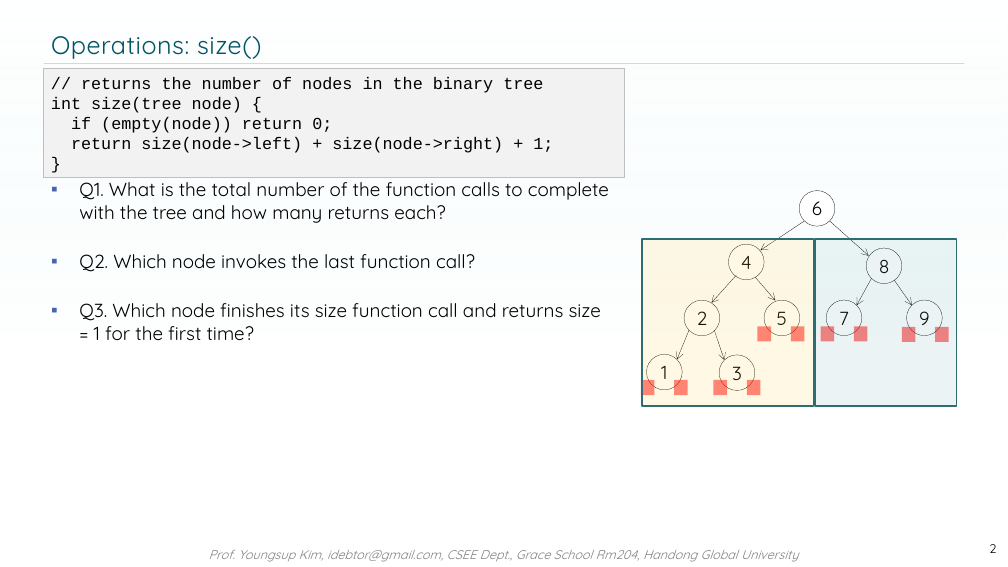
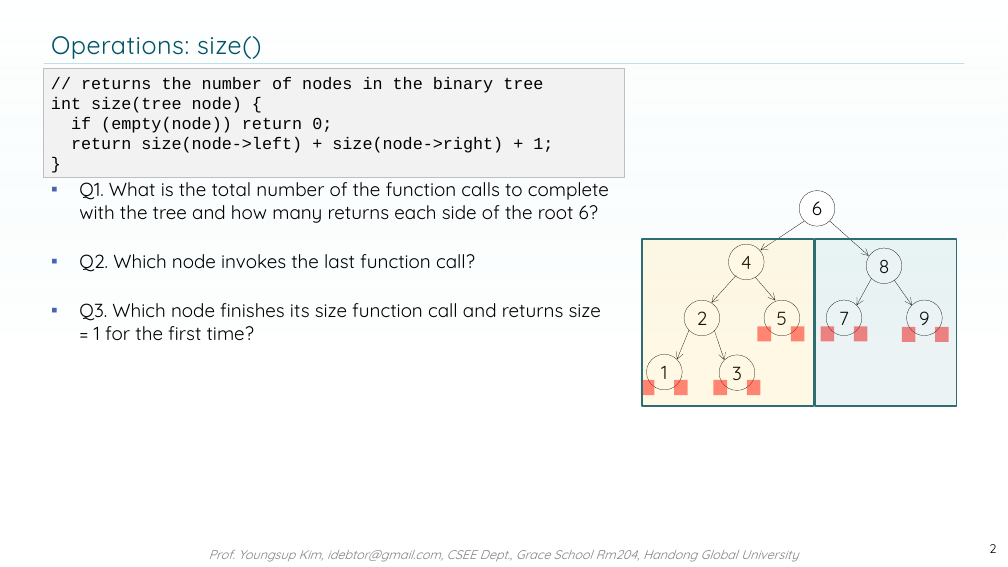
Before and after one commit to idebtor/nowic, a slide deck: slide 2 of ppts/05-3 BinaryTreeQuiz10.pptx. Drawn at 1008x567 pixels with LibreOffice and Linux fonts; fonts in the diff are those of the drawing; background and template pictures are left out. Boxes give left, top, right and bottom in pixels: in the first picture for what was removed or moved away, otherwise in the second. Text is boxed around its words. In the diff, an @@ line names an element or a change of style, - is before the commit and + after.

```diff
--- a/ppts/05-3 BinaryTreeQuiz10.pptx
+++ b/ppts/05-3 BinaryTreeQuiz10.pptx
@@ text at (79,177,609,223): text changed @@
-▪ Q1. What is the total number of the function calls to complete with the tree and how many returns each?
+▪ Q1. What is the total number of the function calls to complete with the tree and how many returns each side of the root 6?
```
Also in this commit, not shown: 1 other file.
